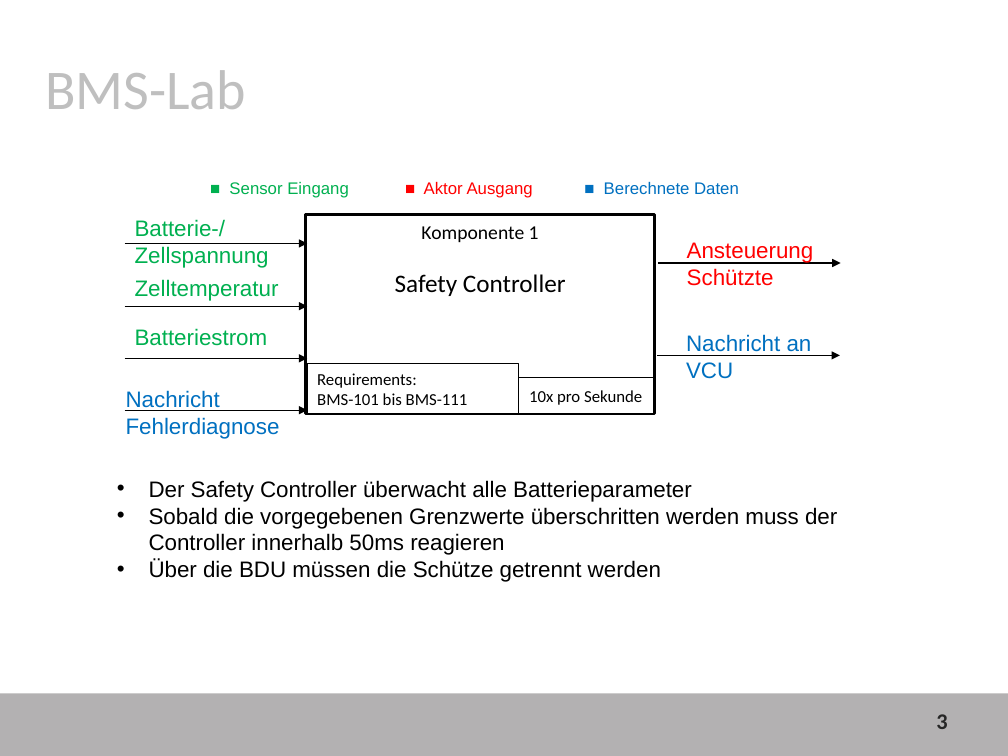
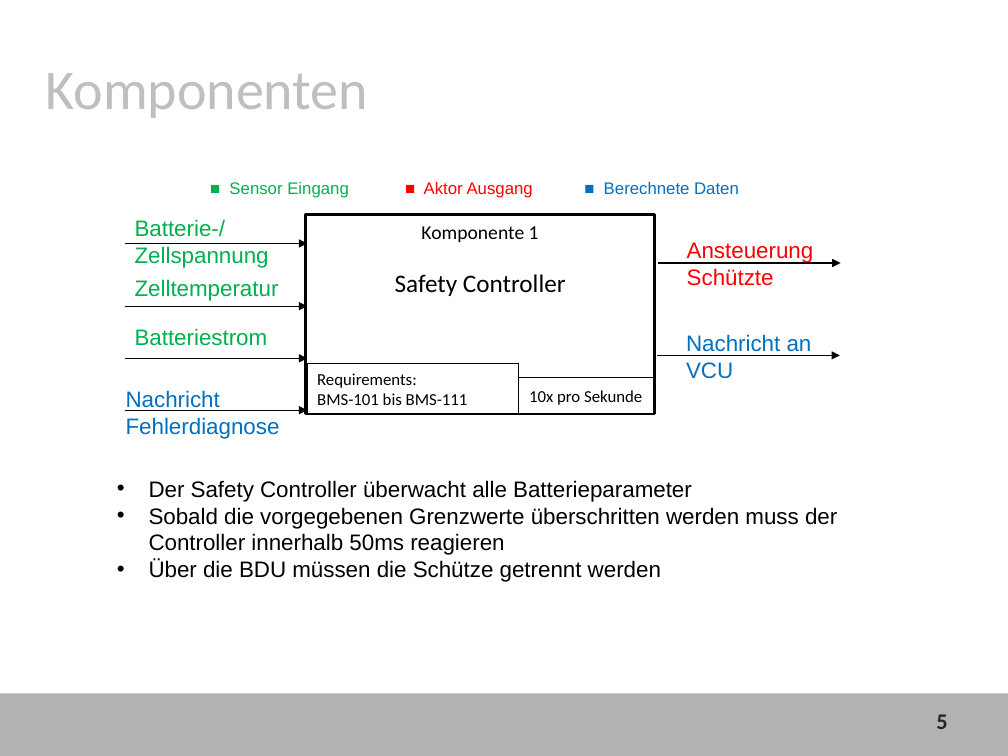
Before and after one commit to davju/bms_lab, a slide deck: slide 5 of BMS_Lab.pptx (slide 3 before the commit). Drawn at 1008x756 pixels with LibreOffice and Linux fonts; fonts in the diff are those of the drawing; background and template pictures are left out. Boxes give left, top, right and bottom in pixels: in the first picture for what was removed or moved away, otherwise in the second. Text is boxed around its words. In the diff, an @@ line names an element or a change of style, - is before the commit and + after.

```diff
--- a/BMS_Lab.pptx
+++ b/BMS_Lab.pptx
@@ text at [46,73,369,118]: text changed @@
-BMS-Lab
+Komponenten
@@ page number at [936,714,947,729]: text changed @@
-3
+5
```
Also in this commit, not shown: 8 other slides changed, 3 slides added, 7 slides removed.
